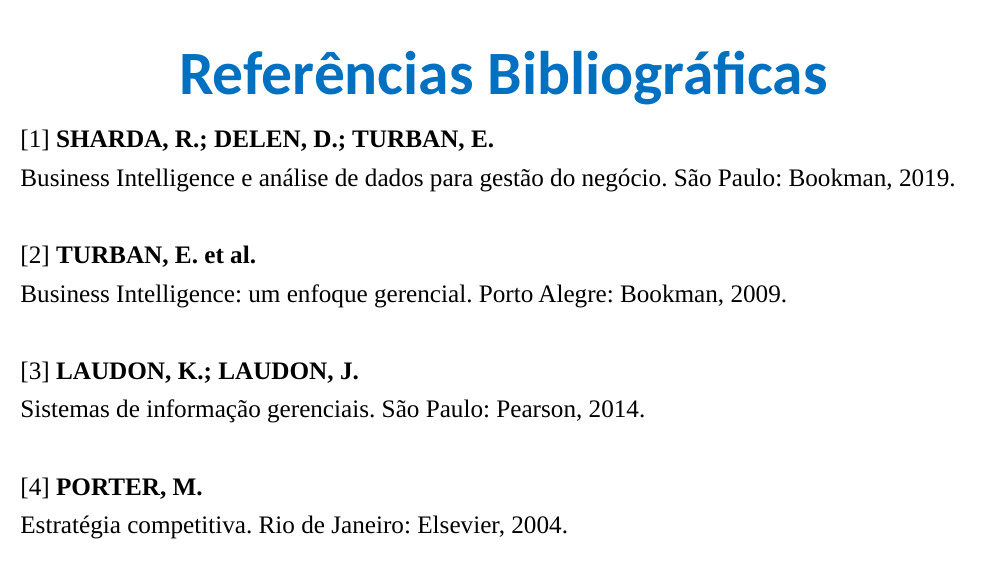
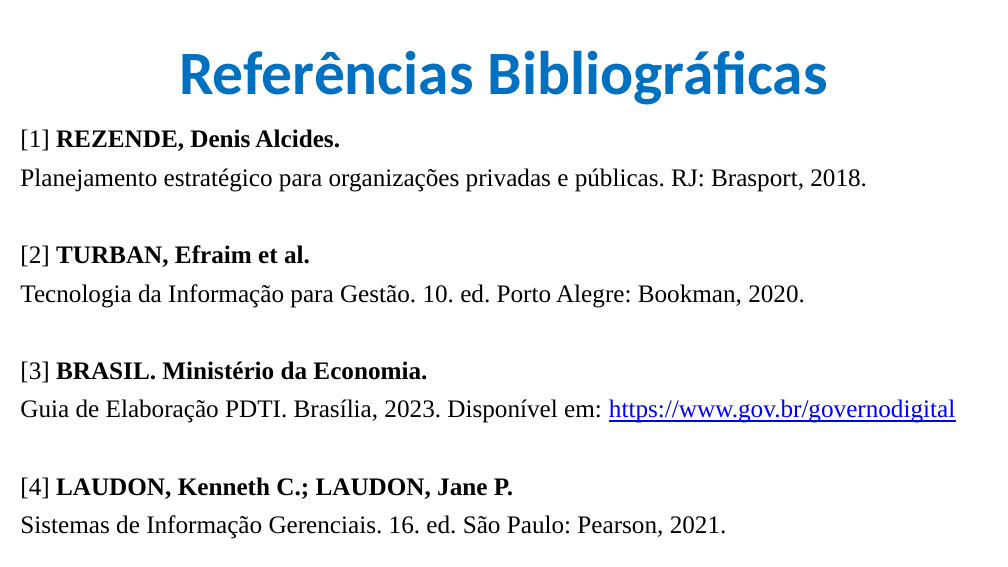
Before and after one commit to CloudEducationBrazil/GestaoInformacaoUniRuyWyden, a slide deck: slide 15 of 01 Classes/Aula5 - Gestão da Informação - PLANEJAMENTO ESTRATÉGICO DE TI (PETI) E PLANO DIRETOR DE TI (PDTI).pptx (slide 7 before the commit). Drawn at 1008x567 pixels with LibreOffice and Linux fonts; fonts in the diff are those of the drawing; background and template pictures are left out. Boxes give left, top, right and bottom in pixels: in the first picture for what was removed or moved away, otherwise in the second. Text is boxed around its words. In the diff, an @@ line names an element or a change of style, - is before the commit and + after.

Commit message:
Gestão de Informação Slides de Aula e Exercícios ...

```diff
--- a/01 Classes/Aula5 - Gestão da Informação - PLANEJAMENTO ESTRATÉGICO DE TI (PETI) E PLANO DIRETOR DE TI (PDTI).pptx
+++ b/01 Classes/Aula5 - Gestão da Informação - PLANEJAMENTO ESTRATÉGICO DE TI (PETI) E PLANO DIRETOR DE TI (PDTI).pptx
@@ text at (x1=20, y1=129, x2=955, y2=539): text changed @@
-[1] SHARDA, R.; DELEN, D.; TURBAN, E.
-Business Intelligence e análise de dados para gestão do negócio. São Paulo: Bookman, 2019.
-[2] TURBAN, E. et al.
-Business Intelligence: um enfoque gerencial. Porto Alegre: Bookman, 2009.
-[3] LAUDON, K.; LAUDON, J.
-Sistemas de informação gerenciais. São Paulo: Pearson, 2014.
-[4] PORTER, M.
-Estratégia competitiva. Rio de Janeiro: Elsevier, 2004.
+[1] REZENDE, Denis Alcides.
+Planejamento estratégico para organizações privadas e públicas. RJ: Brasport, 2018.
+[2] TURBAN, Efraim et al.
+Tecnologia da Informação para Gestão. 10. ed. Porto Alegre: Bookman, 2020.
+[3] BRASIL. Ministério da Economia.
+Guia de Elaboração PDTI. Brasília, 2023. Disponível em: https://www.gov.br/governodigital
+[4] LAUDON, Kenneth C.; LAUDON, Jane P.
+Sistemas de Informação Gerenciais. 16. ed. São Paulo: Pearson, 2021.
```
Also in this commit, not shown: 4 other slides changed, 8 slides added, 21 other files.
